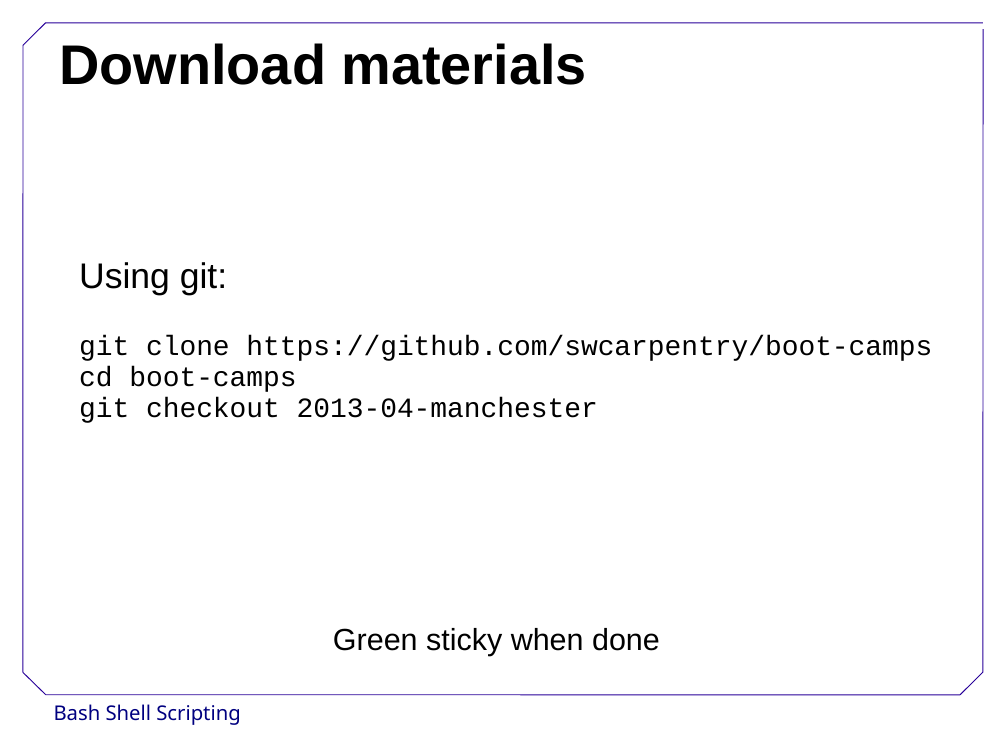
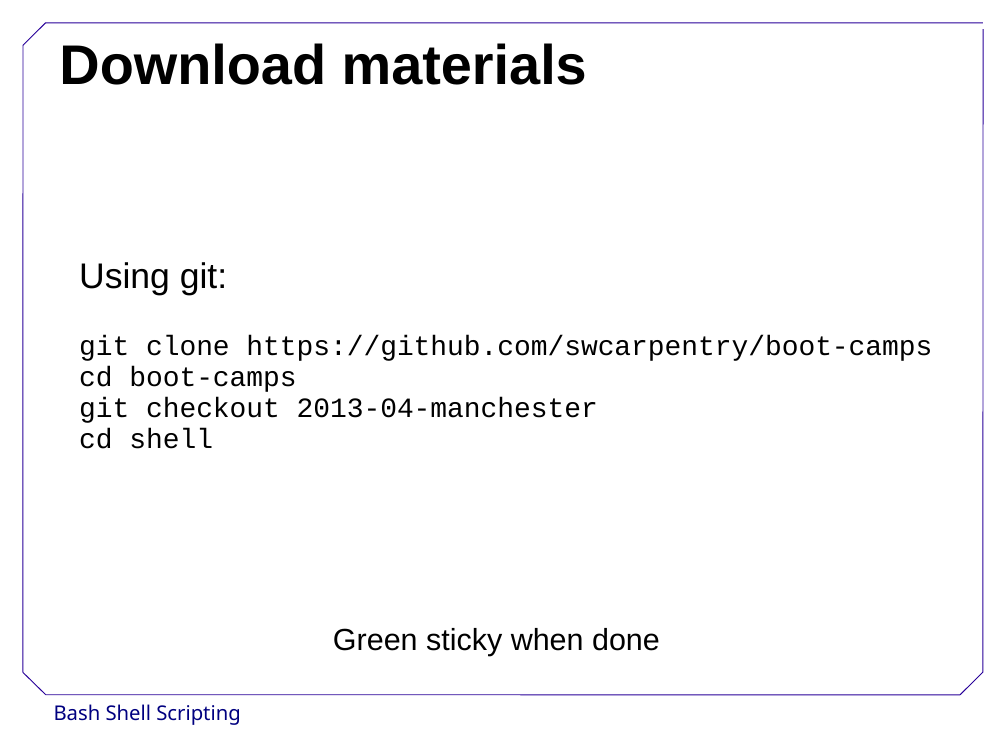
Before and after one commit to swcarpentry/DEPRECATED-boot-camps, a slide deck: slide 6 of instructor-shell/BashShellScripting.odp. Drawn at 1008x756 pixels with LibreOffice and Linux fonts; fonts in the diff are those of the drawing; background and template pictures are left out. Boxes give left, top, right and bottom in pixels: in the first picture for what was removed or moved away, otherwise in the second. Text is boxed around its words. In the diff, an @@ line names an element or a change of style, - is before the commit and + after.

Commit message:
Adding "cd shell" to instructions.

```diff
--- a/instructor-shell/BashShellScripting.odp
+++ b/instructor-shell/BashShellScripting.odp
@@ text at (79, 428, 213, 449): paragraph added @@
+cd shell
```
